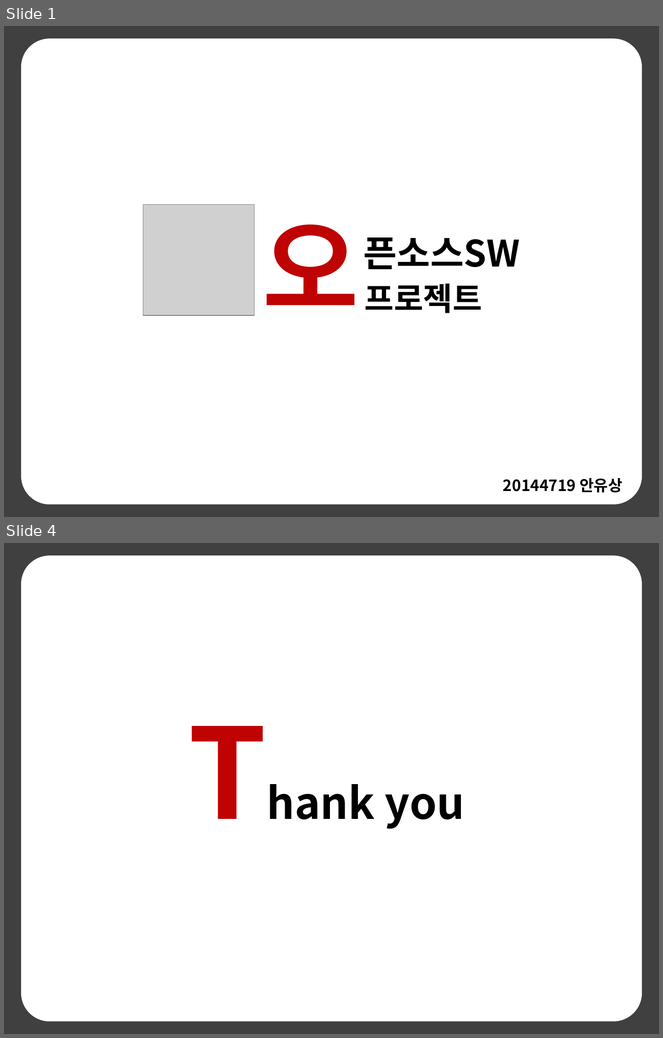
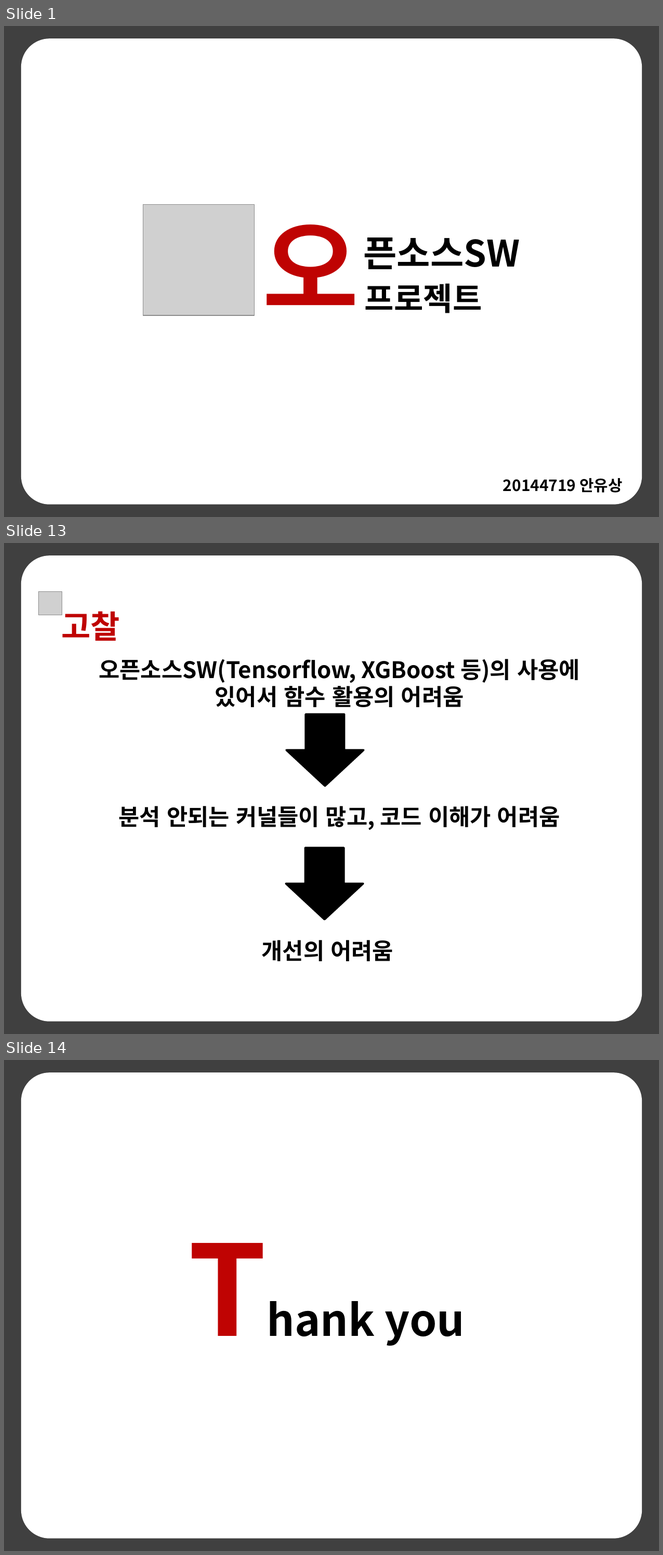
Before and after one commit to anys123/20144719, a slide deck: 20144719안유상(발표자료).pptx. Shown one above the other, each under a label of ours: slides 1 and 4 before the commit, slides 1, 13 and 14 after it; the slides between them are not shown. The pictures are 663x1038 and 663x1555 pixels, drawn with LibreOffice and Linux fonts; fonts in the diff are those of the drawing; grey boxes stand for pictures. Boxes give left, top, right and bottom in pixels: in the first picture for what was removed or moved away, otherwise in the second. Text is boxed around its words. In the diff, an @@ line names an element or a change of style, - is before the commit and + after.

```diff
--- a/20144719안유상(발표자료).pptx
+++ b/20144719안유상(발표자료).pptx
@@ slide 13 added at [4, 543, 659, 1034], background #404040 @@
@@ rounded rectangle added at [22, 557, 642, 1021], fill #FFFFFF, outline #FFFFFF 2 pt @@
@@ picture added at [39, 591, 62, 615] @@
@@ text added at [62, 605, 120, 641], 35 pt, text #BF0302, bold @@
+고찰
@@ text added at [99, 659, 580, 707], 25 pt, text #000000, bold @@
+오픈소스SW(Tensorflow, XGBoost 등)의 사용에
+있어서 함수 활용의 어려움
@@ down arrow added at [286, 714, 364, 786], fill #000000, outline #000000 2 pt @@
@@ text added at [119, 806, 560, 830], 25 pt, text #000000, bold @@
+분석 안되는 커널들이 많고, 코드 이해가 어려움
@@ down arrow added at [286, 848, 363, 919], fill #000000, outline #000000 2 pt @@
@@ text added at [262, 940, 394, 962], 25 pt, text #000000, bold @@
+개선의 어려움
@@ what was slide 4 is now slide 14 @@
```
Also in this commit, not shown: 1 slide changed, 10 other slides added, 1 slide removed, 3 other files.
